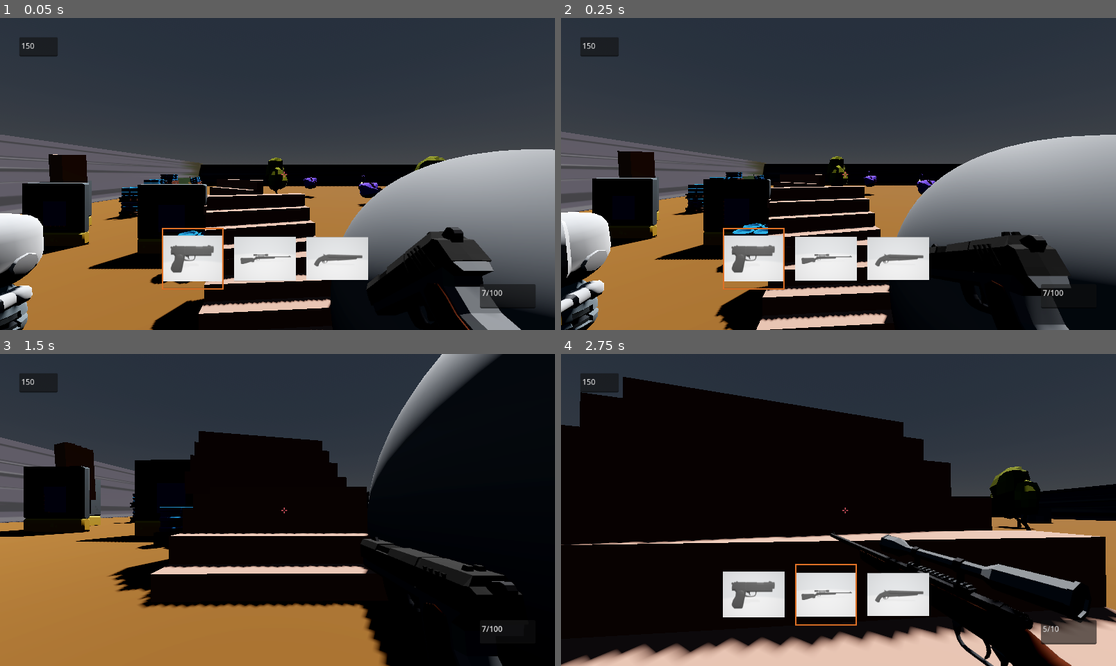
Above: before the commit, frames 1-4 (two rows, left to right).
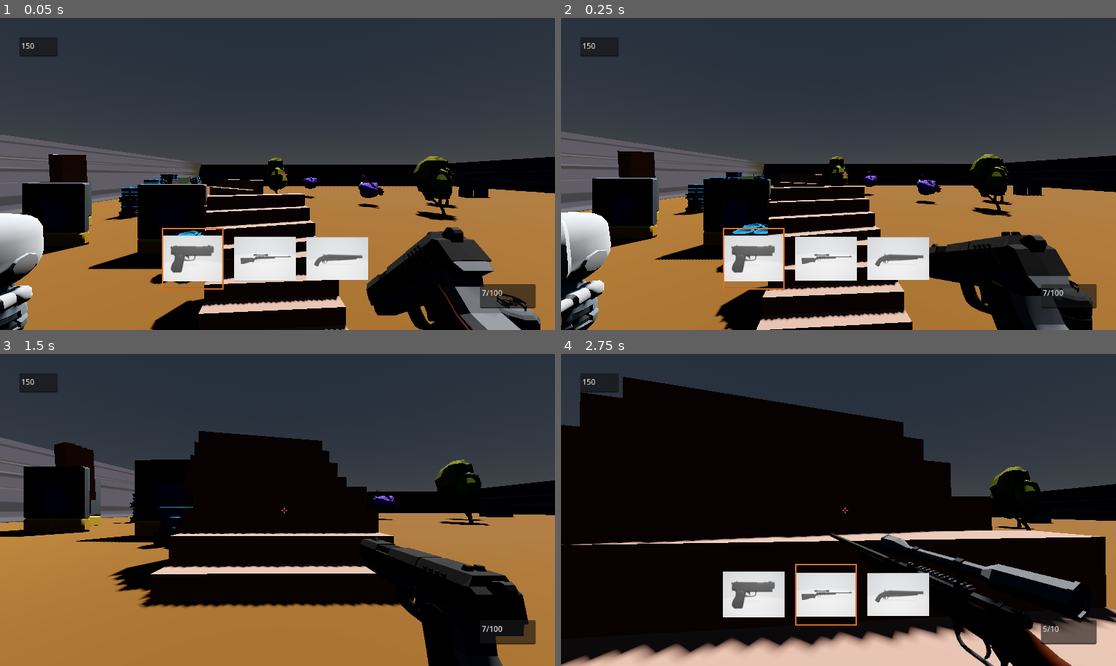
Above: after the commit, the same moments.

Repository: pixelcrust/godotfps
Game: Godot game, scene res://world.tscn
Two runs of this game, one before a commit and one after it. Both use one fixed random seed, a clock stepped at 60 frames per second and the inputs below.
Inputs (mouse positions are in pixels of both pictures, inside the frame that each line leads up to):
- Up to frame 1 (0.05 s): no input
- Up to frame 2 (0.25 s): no input
- Up to frame 3 (1.5 s): move the mouse to (305, 510) at 0.52 s; hold F (Interact) 0.53-1.28 s; hold W (key_forward) from 0.53 s (still down); tap Space (key_jump) at 0.77 s; move the mouse to (249, 510) at 1.27 s; tap Ctrl (key_crouch) at 1.35 s
- Up to frame 4 (2.75 s): keep holding W (key_forward); tap Space (key_jump) at 1.52 s; move the mouse to (849, 503) at 2.02 s; tap Tab (key_next_weapon) at 2.1 s

The runs differ from the first frame. In frame 1, 13% of the frame differs, in the area x 58-100%, y 42-100%; in frame 2, 15%; in frame 3, 20%, in the area x 64-100%, y 0-100%; in frame 4, nothing differs.

Commit message:
propane tank with hp and connected to explosion

Diff:
--- a/Scenes/explosion.gd
+++ b/Scenes/explosion.gd
@@ -1,5 +1,9 @@
 extends Node3D
 
+@onready var idle = true
+@onready var gpu_particles_3d_3 = $GPUParticles3D3
+@onready var gpu_particles_3d_2 = $GPUParticles3D2
+@onready var gpu_particles_3d = $GPUParticles3D
 
 # Called when the node enters the scene tree for the first time.
 func _ready():
@@ -8,4 +12,13 @@
 
 # Called every frame. 'delta' is the elapsed time since the previous frame.
 func _process(delta):
-	pass
+	if idle != true:
+		gpu_particles_3d_3.set_emitting(true)
+		gpu_particles_3d_2.set_emitting(true)
+		gpu_particles_3d.set_emitting(true)
+
+
+
+func _signal_explosion():
+	print("boom")
+	idle = false # Replace with function body.
--- a/Scenes/explosion.tscn
+++ b/Scenes/explosion.tscn
@@ -54,17 +54,21 @@
 script = ExtResource("1_qmu6a")
 
 [node name="GPUParticles3D" type="GPUParticles3D" parent="."]
-amount = 64
-explosiveness = 0.82
-randomness = 0.84
+emitting = false
+amount = 512
+lifetime = 1.5
+one_shot = true
+explosiveness = 1.0
 fixed_fps = 60
 trail_lifetime = 5.0
 process_material = SubResource("ParticleProcessMaterial_ym6lv")
 draw_pass_1 = SubResource("BoxMesh_1w5dx")
 
 [node name="GPUParticles3D2" type="GPUParticles3D" parent="."]
+emitting = false
 amount = 1
 lifetime = 0.2
+one_shot = true
 explosiveness = 1.0
 fixed_fps = 60
 process_material = SubResource("ParticleProcessMaterial_r3k68")
@@ -73,6 +77,8 @@
 draw_pass_2 = null
 
 [node name="GPUParticles3D3" type="GPUParticles3D" parent="."]
+emitting = false
+one_shot = true
 explosiveness = 0.7
 randomness = 1.0
 fixed_fps = 60
--- a/propane_tank.gd
+++ b/propane_tank.gd
@@ -1,7 +1,9 @@
 extends Node3D
 @onready var hp_start = 10
 @onready var hp = hp_start
+@onready var emitter = $explosion
 
+signal signal_explosion()
 # Called when the node enters the scene tree for the first time.
 func _ready():
 	pass # Replace with function body.
@@ -9,8 +11,19 @@
 
 # Called every frame. 'delta' is the elapsed time since the previous frame.
 func _process(delta):
-
-	pass
+	if hp <= 0:
+		dying()
 
 func dying():
-	pass
+	emit_signal("signal_explosion")
+	await get_tree().create_timer(1.0).timeout
+	queue_free()
+
+
+func _on_timer_timeout():
+	queue_free()
+
+
+
+func _on_physical_bone_3d_bodypart_hit(dmg):
+	hp -= dmg
--- a/propane_tank.tscn
+++ b/propane_tank.tscn
@@ -1,7 +1,8 @@
-[gd_scene load_steps=9 format=3 uid="uid://dhunj16wsng6n"]
+[gd_scene load_steps=11 format=3 uid="uid://dhunj16wsng6n"]
 
 [ext_resource type="Script" path="res://propane_tank.gd" id="1_dkd06"]
 [ext_resource type="ArrayMesh" uid="uid://bv3v80qvoron5" path="res://Models/PropaneTank.obj" id="1_t0cj5"]
+[ext_resource type="Script" path="res://Scripts/bodypart.gd" id="3_dckxd"]
 [ext_resource type="PackedScene" uid="uid://ctk8y3gtl1yj7" path="res://Scenes/explosion.tscn" id="3_jeavc"]
 
 [sub_resource type="StandardMaterial3D" id="StandardMaterial3D_s5hn4"]
@@ -23,11 +24,15 @@
 radius = 1.08493
 height = 2.9936
 
+[sub_resource type="CapsuleShape3D" id="CapsuleShape3D_1edai"]
+radius = 1.07069
+height = 2.84607
+
 [node name="propane_tank" type="Node3D"]
 transform = Transform3D(0.4, 0, 0, 0, 0.4, 0, 0, 0, 0.4, 0, 0, 0)
 script = ExtResource("1_dkd06")
 
-[node name="MeshInstance3D" type="MeshInstance3D" parent="." groups=["has_hp"]]
+[node name="MeshInstance3D" type="MeshInstance3D" parent="."]
 mesh = ExtResource("1_t0cj5")
 surface_material_override/0 = SubResource("StandardMaterial3D_s5hn4")
 surface_material_override/1 = SubResource("StandardMaterial3D_hh45f")
@@ -37,4 +42,14 @@
 [node name="CollisionShape3D" type="CollisionShape3D" parent="MeshInstance3D"]
 shape = SubResource("CapsuleShape3D_moxfh")
 
+[node name="PhysicalBone3D" type="PhysicalBone3D" parent="MeshInstance3D" groups=["has_hp"]]
+collision_layer = 2
+script = ExtResource("3_dckxd")
+
+[node name="CollisionShape3D" type="CollisionShape3D" parent="MeshInstance3D/PhysicalBone3D"]
+shape = SubResource("CapsuleShape3D_1edai")
+
 [node name="explosion" parent="." instance=ExtResource("3_jeavc")]
+
+[connection signal="signal_explosion" from="." to="explosion" method="_signal_explosion"]
+[connection signal="bodypart_hit" from="MeshInstance3D/PhysicalBone3D" to="." method="_on_physical_bone_3d_bodypart_hit"]
